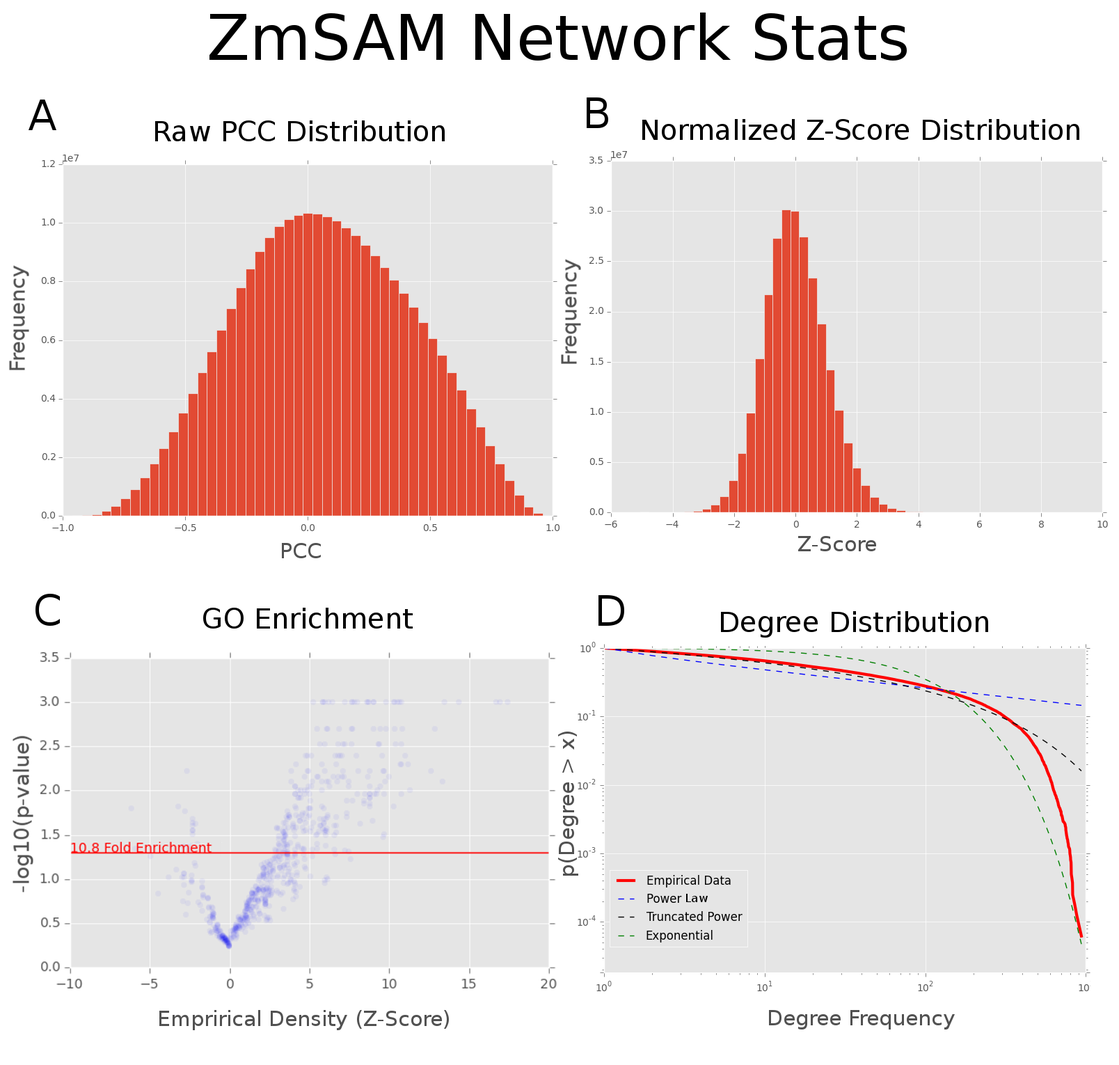
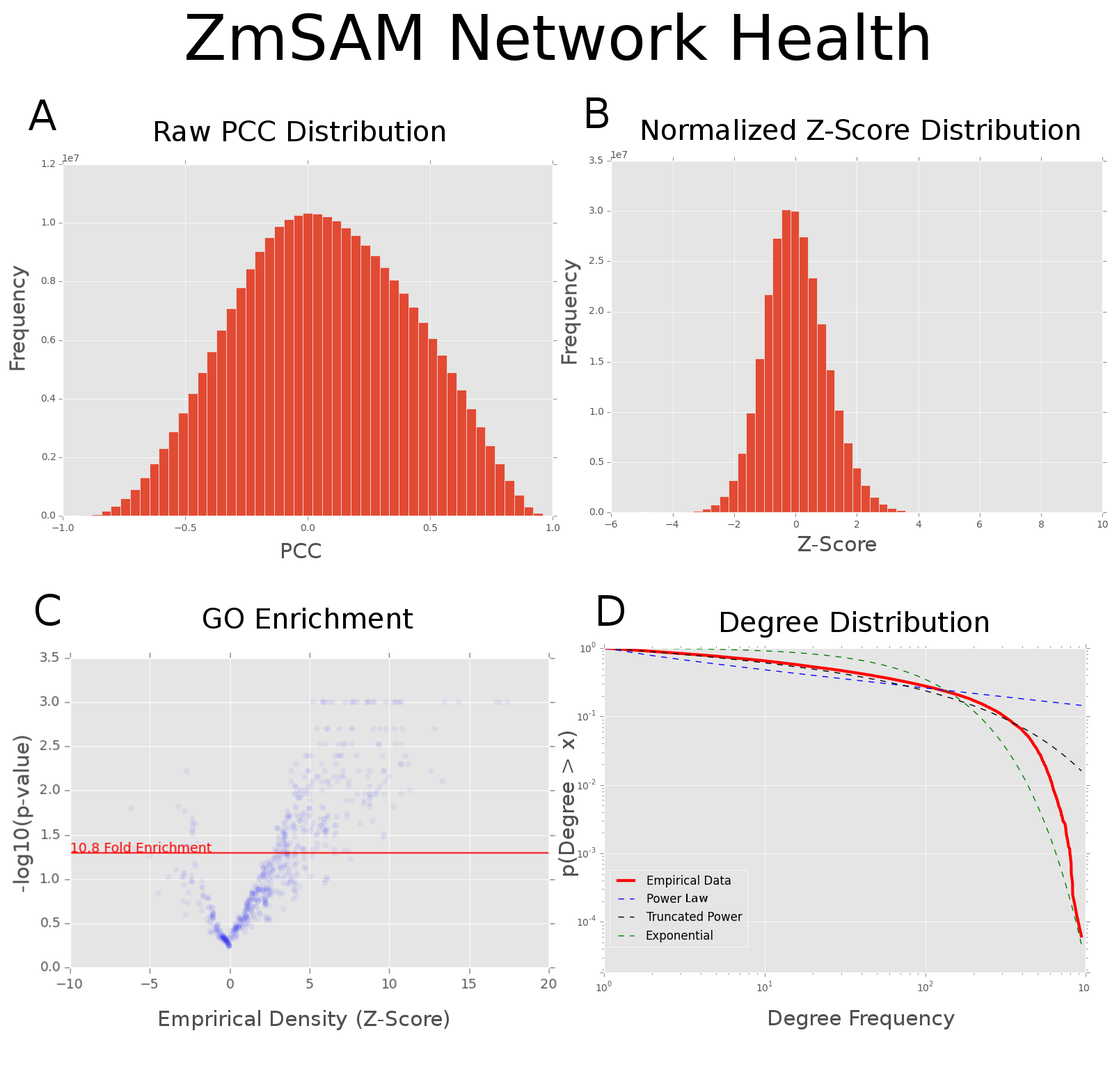
Layer changes from the first 1119×1065 image to the second:
renamed "ZmSAM Network Stats" to "ZmSAM Network Health", painted on it over [186, 12, 929, 61]
